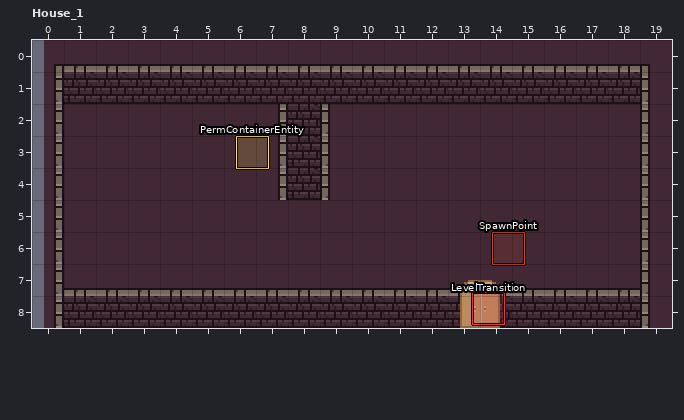
Two versions of a level (LDtk project, saves/saved_map.ldtk). Above, as it was before the edit.
Cells are 16x16 px. Shown: House_1 x 0..19, y 0..8. The commit also changed other parts of the map, which this record leaves out. Layer "Collision" is drawn 6,0 px off the grid.
After the commit:
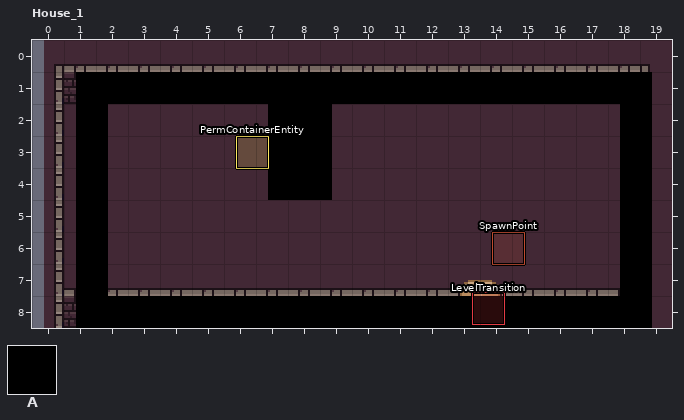
Key: from "Collision": A 1 "col".
_ is an empty cell, . an unchanged one.
Tiles of an added or newly shown layer are drawn over the layers below it.
Edits made:
--- layer "Collision" (now shown)
@@ x 1..18 @@
-1 __________________
-2 _.....__........._
-3 _.....__........._
-4 _.....__........._
-5 _................_
-6 _................_
-7 _................_
-8 __________________
+1 AAAAAAAAAAAAAAAAAA
+2 A.....AA.........A
+3 A.....AA.........A
+4 A.....AA.........A
+5 A................A
+6 A................A
+7 A................A
+8 AAAAAAAAAAAAAAAAAA
Pixel boxes of the changes (left, top, right, bottom) in both pictures:
added: (76, 72, 652, 328)
